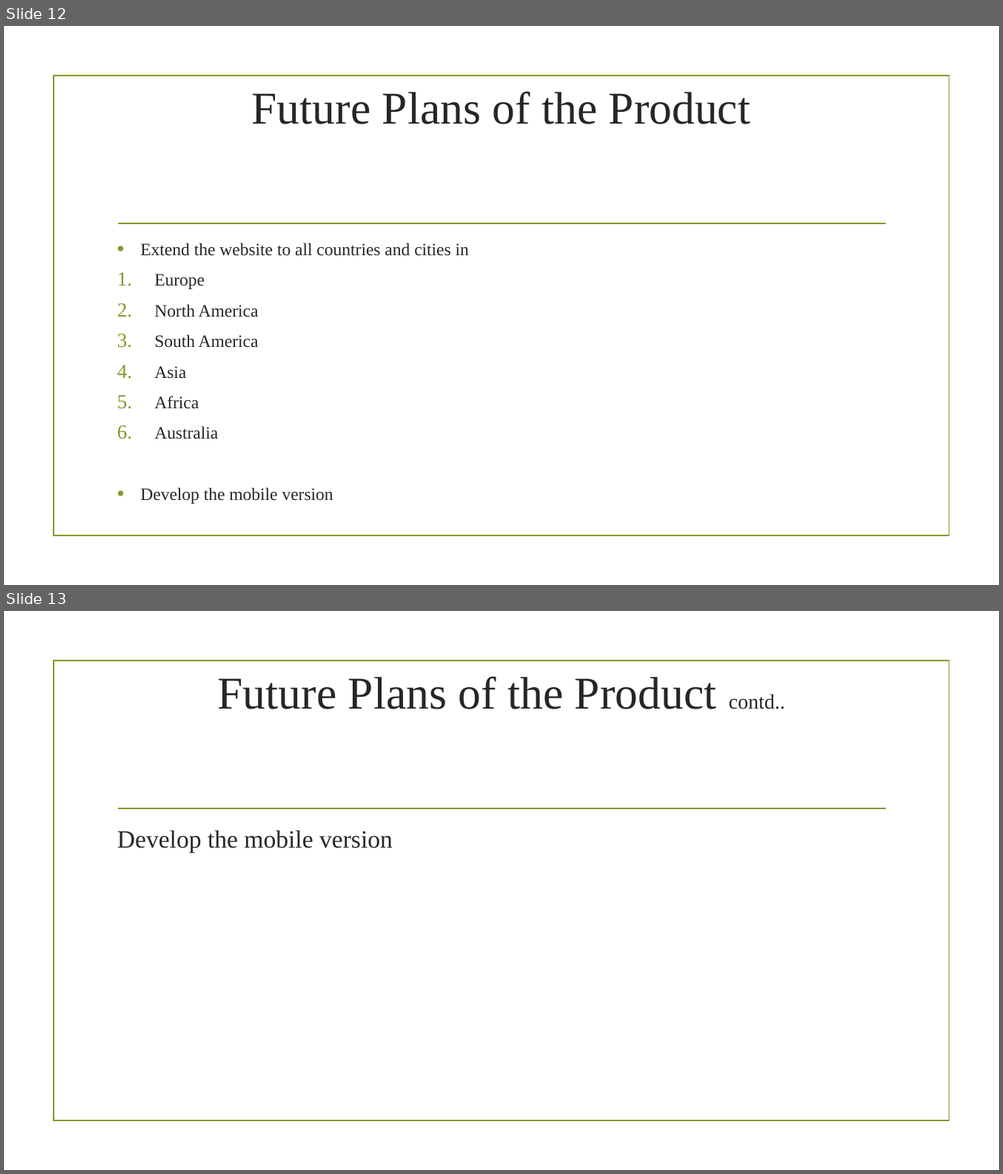
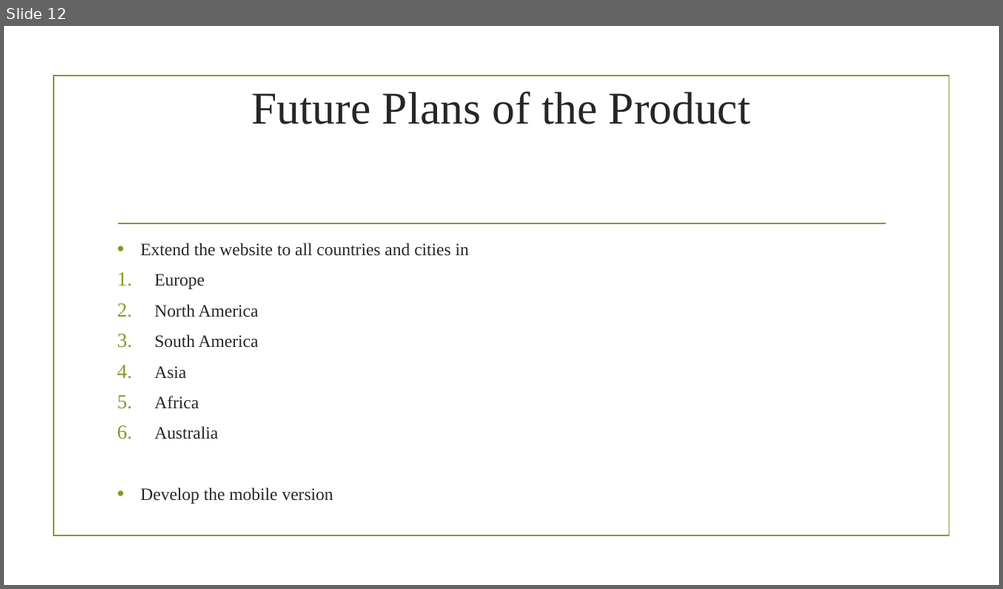
Before and after one commit to cscis71summe17/TheVacationer, a slide deck: The Vacationer.pptx. Shown one above the other, each under a label of ours: slides 12 and 13 before the commit, slide 12 after it. The pictures are 1003x1174 and 1003x589 pixels, drawn with LibreOffice and Linux fonts; fonts in the diff are those of the drawing; background and template pictures are left out. Boxes give left, top, right and bottom in pixels: in the first picture for what was removed or moved away, otherwise in the second. Text is boxed around its words. In the diff, an @@ line names an element or a change of style, - is before the commit and + after.

Commit message:
update to the PPT

```diff
--- a/The Vacationer.pptx
+++ b/The Vacationer.pptx
@@ slide 13 removed at (4,611,999,1170), background picture (left out); not listed: 2 template elements that a slide beside it also shows @@
@@ title removed at (218,676,785,709) @@
-Future Plans of the Product contd..
@@ text removed at (117,830,392,853) @@
-Develop the mobile version
```
